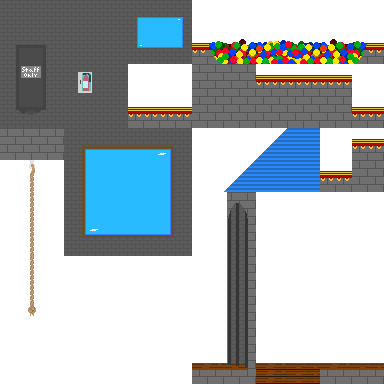
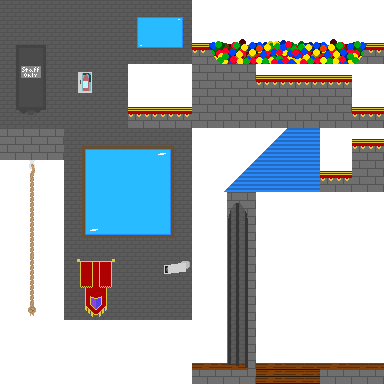
Two versions of the same layered image (384x384). Layer-by-layer changes:
added layer "Bannister" in group "Background" over [64, 256, 128, 320]
added layer "Security cam" in group "Background" over [128, 256, 192, 320]
